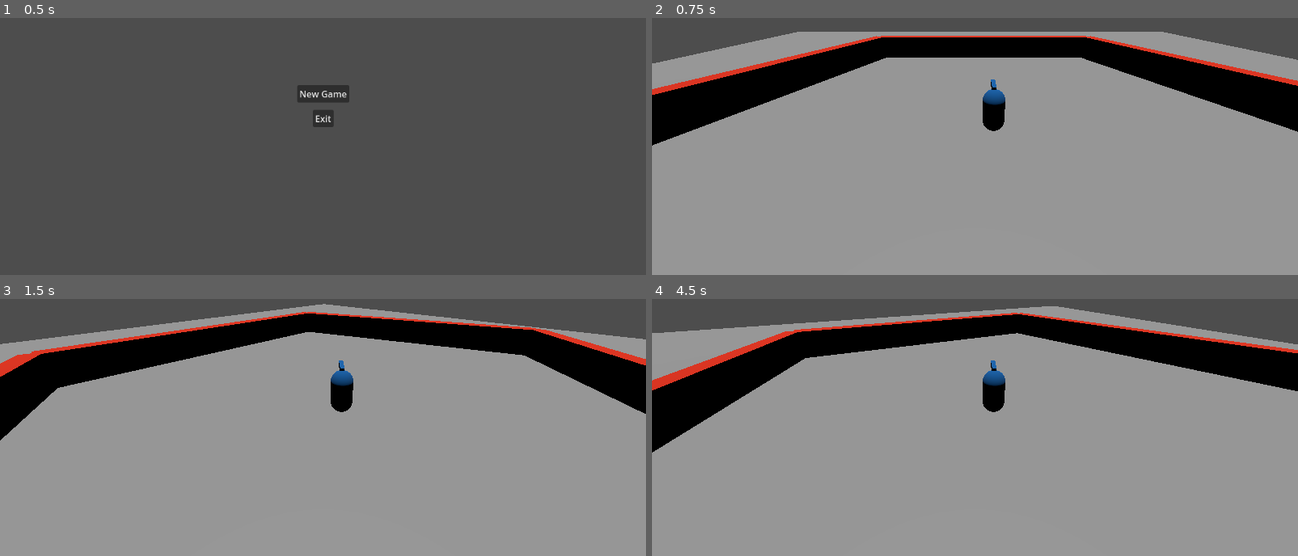
Above: before the commit, frames 1-4 (two rows, left to right).
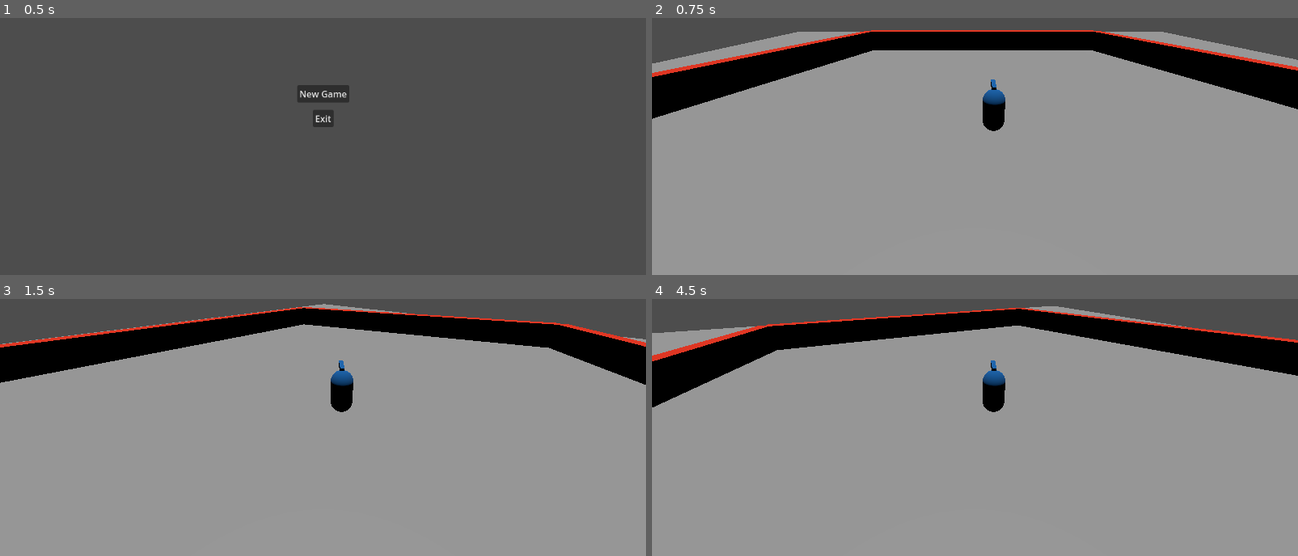
Above: after the commit, the same moments.

Repository: lemmerone/godot-matador
Game: Godot game, scene res://HUD/Menu/menu.tscn
Two runs of this game, one before a commit and one after it. Both use one fixed random seed, a clock stepped at 60 frames per second and the inputs below.
Inputs:
- Up to frame 1 (0.5 s): no input
- Up to frame 2 (0.75 s): click "New Game" at 0.5 s
- Up to frame 3 (1.5 s): tap Enter at 1.25 s; hold Right (rotation_right) from 1.28 s (still down); tap Space (dodge) at 1.35 s
- Up to frame 4 (4.5 s): release Right (rotation_right) at 2.03 s; hold A (rotation_left) 2.03-2.78 s; tap R (remove_mob) at 2.1, 3.6 s; hold Right (rotation_right) 2.78-4.28 s; tap Space (dodge) at 2.85, 4.25, 4.35 s; hold A (rotation_left) from 4.28 s (still down)

Frame 1 is identical in both runs. In frame 2, 11% of the frame differs, in the area x 0-100%, y 4-50%; in frame 3, 10%; in frame 4, 11%, in the area x 0-100%, y 3-60%.

Commit message:
fix: mob end position

Diff:
--- a/Bull/bull.gd
+++ b/Bull/bull.gd
@@ -15,7 +15,7 @@
 	move_and_slide()
 
 func initialize(start_position, player_position):
-	look_at_from_position(start_position, player_position, Vector3.UP)
+	look_at_from_position(start_position, Vector3.ZERO, Vector3.UP)
 
 	velocity = Vector3.FORWARD * speed
 	velocity = velocity.rotated(Vector3.UP, rotation.y)
--- a/HUD/Game Over/game_over.gd
+++ b/HUD/Game Over/game_over.gd
@@ -3,6 +3,5 @@
 func _on_restart_pressed():
 	get_tree().change_scene_to_file("res://main.tscn")
 
-
 func _on_menu_pressed():
 	get_tree().change_scene_to_file("res://HUD/Menu/menu.tscn")
--- a/Scripts/wall_generator.gd
+++ b/Scripts/wall_generator.gd
@@ -1,7 +1,7 @@
 extends Node
 
 var wall = preload("res://World/Wall/wall.tscn")
-var side_length = 20
+var side_length = 25
 var center_walls = []
 
 func wall_setting(num_sides, center, node):
--- a/World/Wall/wall.tscn
+++ b/World/Wall/wall.tscn
@@ -1,10 +1,10 @@
 [gd_scene load_steps=4 format=3 uid="uid://4cvkcs1ctn0t"]
 
 [sub_resource type="BoxShape3D" id="BoxShape3D_jkan1"]
-size = Vector3(20, 2, 1)
+size = Vector3(50, 2, 1)
 
 [sub_resource type="BoxMesh" id="BoxMesh_egau3"]
-size = Vector3(20, 2, 1)
+size = Vector3(25, 2, 1)
 
 [sub_resource type="StandardMaterial3D" id="StandardMaterial3D_rkhuf"]
 albedo_color = Color(0.780392, 0.141176, 0, 1)
